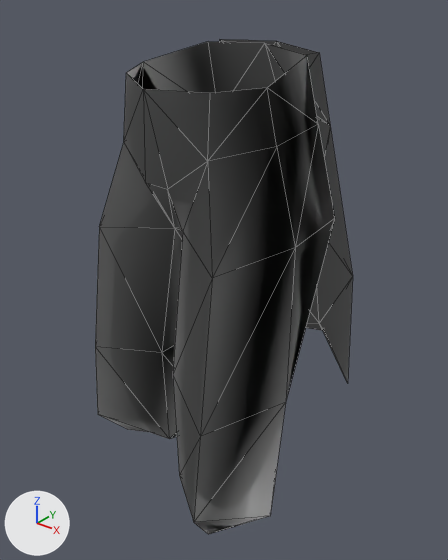
Two versions of the OBJ model content/players/body/PantClass01.obj, one commit apart.
The view is the same before and after, from a 50 mm camera at (55.1, -67.1, 127.7) aimed at (-0.9, 2.8, 84.4). Arrows for +X, +Y and +Z are at lower left; the lights stay in place. The older version comes first. Mesh edges are drawn as thin lines. Where no turn or scale is listed for an object, it has been applied to the vertices. Vertices at exactly the same position are counted once.

The scene before the commit, as lines of its bpy script (objects in view):
```python
me_pantclass01 = bpy.data.meshes.new('PantClass01')
me_pantclass01.from_pydata(...)  # 71 vertices, 120 faces; spans x -23.1..18.1, y -20.2..26.1, z 50.8..119.7
ob_pantclass01 = bpy.data.objects.new('PantClass01', me_pantclass01)
ob_pantclass01.location = (0.0, 0.0, 0.0)
```
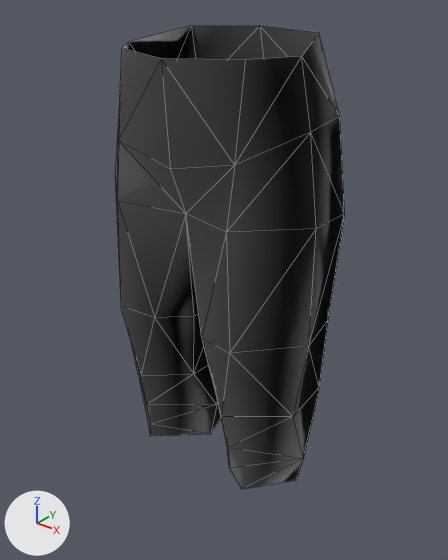
The change, as a diff of the scene's bpy script:
```diff
--- a/content/players/body/PantClass01.obj.py
+++ b/content/players/body/PantClass01.obj.py
@@ me_pantclass01 @@
 # used by ob_pantclass01; location = (0.0, 0.0, 0.0)
-me_pantclass01.from_pydata(...)  # 71 vertices, 120 faces; spans x -23.1..18.1, y -20.2..26.1, z 50.8..119.7
+me_pantclass01.from_pydata(...)  # 88 vertices, 160 faces; spans x -18.8..18.8, y -10.5..12.6, z 54.0..121.8
+# me_pantclass01 part 1: the loose piece of 55 vertices spanning x -23.1..18.1, y -20.2..15.5, z 50.8..119.5 is rebuilt with 88 vertices and now spans x -18.8..18.8, y -10.5..12.6, z 54.0..121.8
+# me_pantclass01 part 2: the loose piece of 16 vertices spanning x -11.2..16.7, y 6.7..26.1, z 65.1..119.7 is deleted
```

Location of each change, [x1, y1, x2, y2] in pixels of the pictures (448 x 560 px):
'PantClass01', reshaped (11% narrower, 6% shorter)
    before: [95, 39, 353, 534]
    after: [115, 25, 345, 489]
part 1 of me_pantclass01, rebuilt
    before: [95, 41, 335, 534]
    after: [115, 25, 345, 489]
part 2 of me_pantclass01, deleted
    before: [220, 39, 353, 383]
